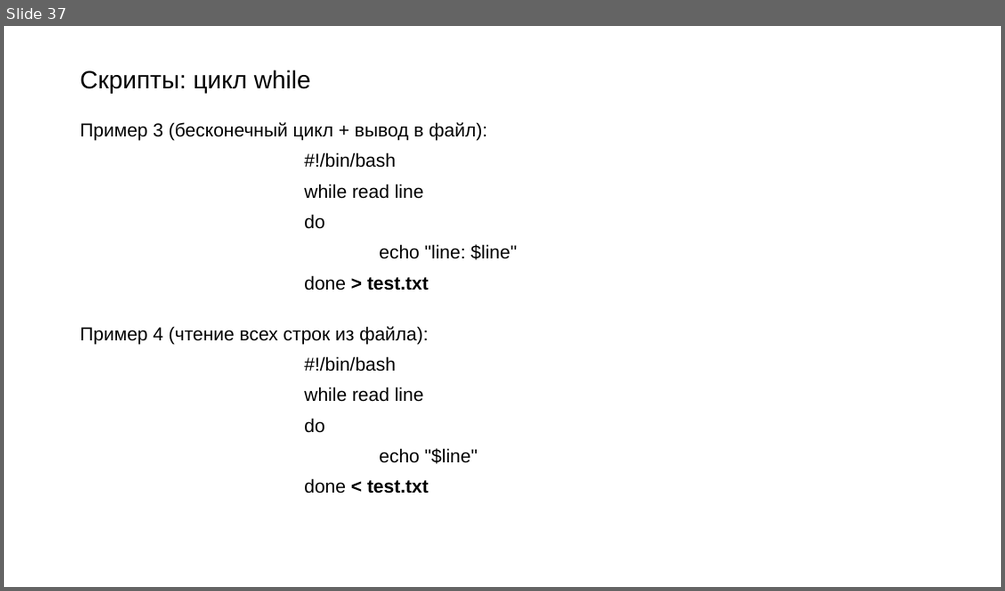
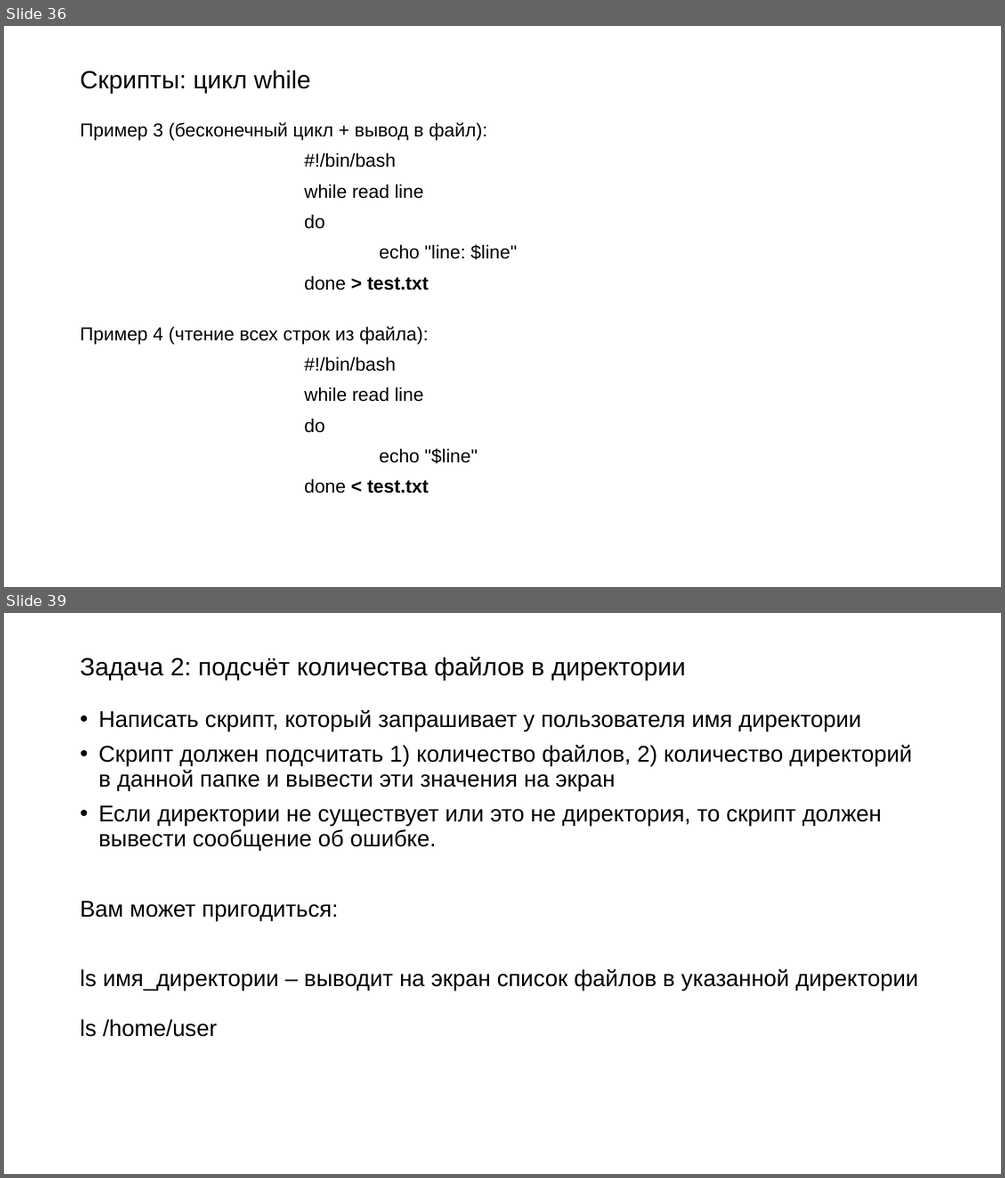
Before and after one commit to Rudeigin/OI, a slide deck: 2 лекция/ОИ bash.pptx. Shown one above the other, each under a label of ours: slide 37 before the commit, slides 36 and 39 after it; the slides between them are not shown. The pictures are 1005x591 and 1005x1178 pixels, drawn with LibreOffice and Linux fonts; fonts in the diff are those of the drawing. Boxes give left, top, right and bottom in pixels: in the first picture for what was removed or moved away, otherwise in the second. Text is boxed around its words. In the diff, an @@ line names an element or a change of style, - is before the commit and + after.

```diff
--- a/2 лекция/ОИ bash.pptx
+++ b/2 лекция/ОИ bash.pptx
@@ slide 39 added at [4,613,1001,1174], background #FFFFFF @@
@@ title added at [80,657,686,681], 24 pt, text #000000 @@
+Задача 2: подсчёт количества файлов в директории
@@ text added at [80,710,918,1037], 22 pt, text #000000 @@
+• Написать скрипт, который запрашивает у пользователя имя директории
+• Скрипт должен подсчитать 1) количество файлов, 2) количество директорий в данной папке и вывести эти значения на экран
+• Если директории не существует или это не директория, то скрипт должен вывести сообщение об ошибке.
+Вам может пригодиться:
+ls имя_директории – выводит на экран список файлов в указанной директории
+ls /home/user
@@ what was slide 37 is now slide 36 @@
```
Also in this commit, not shown: 2 slides changed, 4 other slides added, 4 slides removed, 1 other file.
